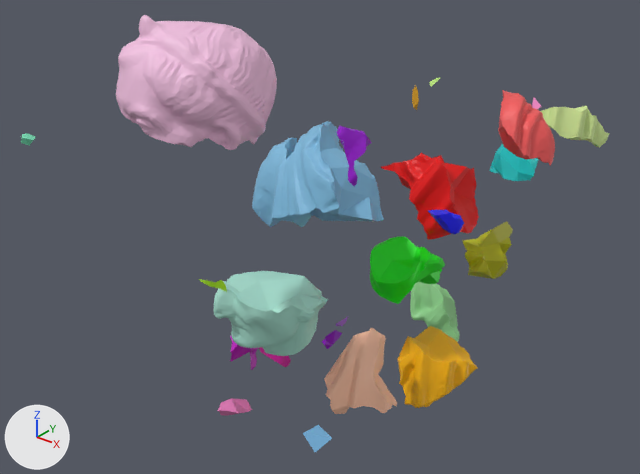
The glTF model docs/result/artifact/75496_sf/fractured_31_26pcs_transformed.glb, before and after one commit.
Before and after are seen from a camera (50 mm lens) standing at (2.094, -4.422, 1.741) and looking at (0.383, -2.283, 0.415). The axes (+X, +Y, +Z) are drawn at lower left. The lights are the same throughout. Where no turn or scale is listed for an object, it has been applied to the vertices.

Names of what the first picture shows: 'piece_0.obj', 'piece_1.obj', 'piece_11.obj', 'piece_13.obj', 'piece_18.obj', 'piece_2.obj', 'piece_3.obj', 'piece_4.obj', 'piece_5.obj', 'piece_6.obj', 'piece_7.obj', 'piece_8.obj', 'piece_9.obj'.
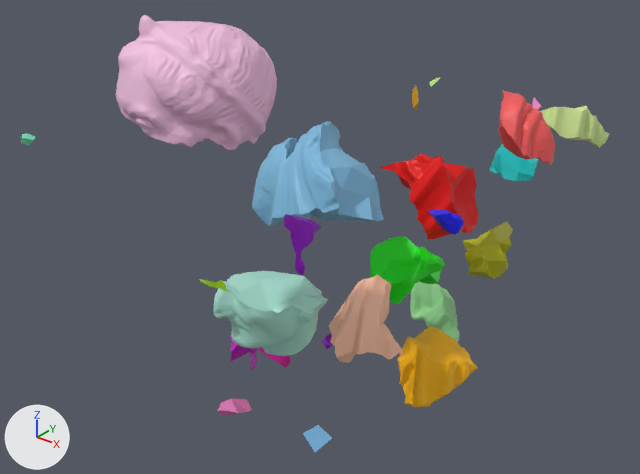
The newer file is also turned or shifted as a whole; pictures and numbers use the older file's frame.

Patch to the scene script:
```diff
--- a/docs/result/artifact/75496_sf/fractured_31_26pcs_transformed.glb.py
+++ b/docs/result/artifact/75496_sf/fractured_31_26pcs_transformed.glb.py
@@ me_piece_7_obj @@
 me_piece_7_obj.from_pydata(...)  # 1148 vertices, 2292 faces; spans x 0.55..0.791, y -2.525..-2.234, z -0.153..0.157
 # used by ob_piece_7_obj; location = (0.0, 0.0, 0.0)
+# me_piece_7_obj part 1: the whole mesh is moved by (0.0, 0.022, 0.197)
 me_piece_7_obj.materials.append(mat_defaultmaterial_007)
@@ me_piece_18_obj @@
 me_piece_18_obj.from_pydata(...)  # 188 vertices, 372 faces; spans x 0.513..0.649, y -2.443..-2.275, z 0.705..0.891
 # used by ob_piece_18_obj; location = (0.0, 0.0, 0.0)
+# me_piece_18_obj part 2: the whole mesh is moved by (0.0, -0.249, -0.2)
 me_piece_18_obj.materials.append(mat_defaultmaterial_018)
```

Boxes (x1, y1, x2, y2) around the edits, measured in the pictures (640 x 474 px):
'piece_7.obj', mesh moved
    before: (324, 328, 397, 414)
    after: (329, 274, 403, 363)
'piece_18.obj', mesh moved
    before: (337, 126, 371, 187)
    after: (284, 214, 321, 276)
